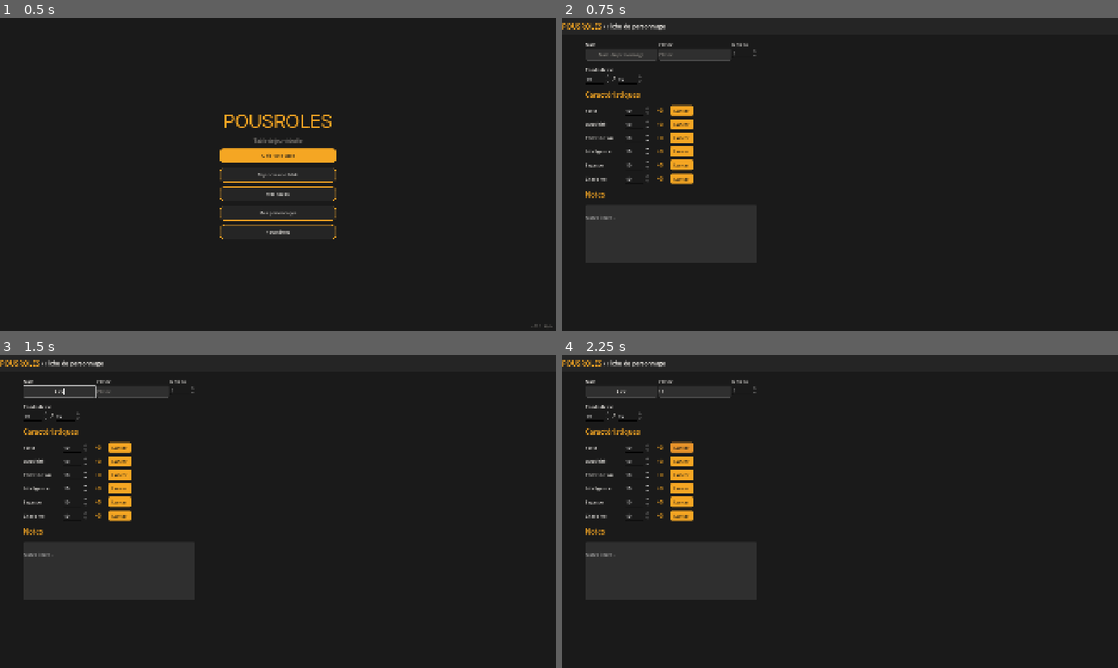
Above: before the commit, frames 1-4 (two rows, left to right).
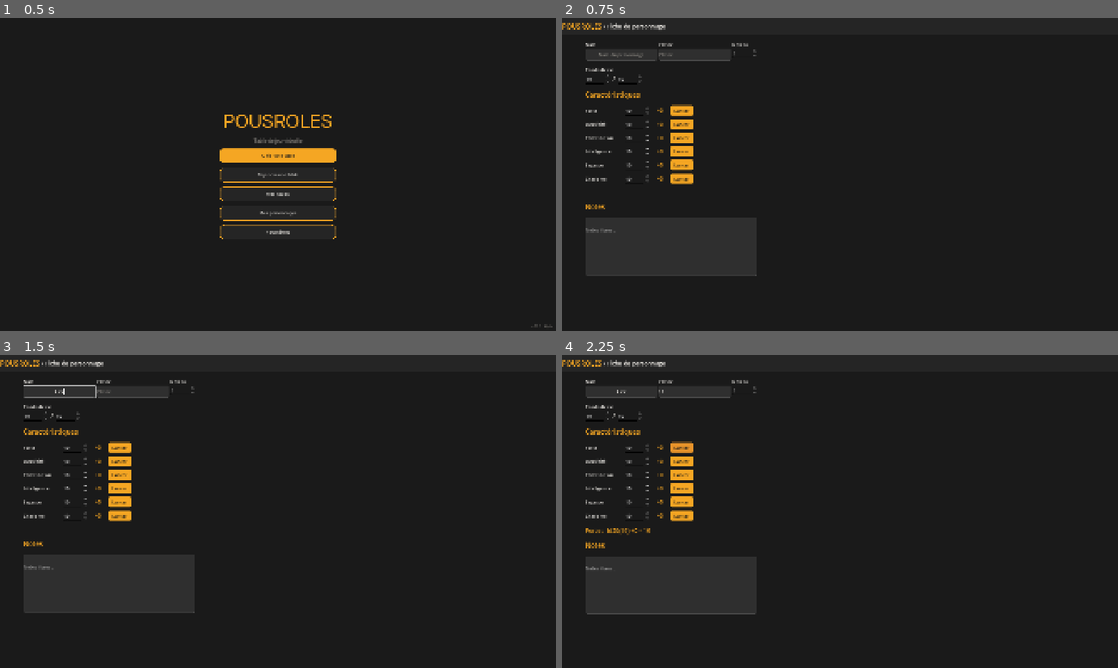
Above: after the commit, the same moments.

Repository: OznyRin/VTT
Game: Godot game, scene res://scenes/main_menu.tscn
The game is run twice, just before and just after one commit, with the same random seed, the same clock (stepped at 60 frames per second) and the same inputs.
Inputs (mouse positions are in pixels of both pictures, inside the frame that each line leads up to):
- Up to frame 1 (0.5 s): no input
- Up to frame 2 (0.75 s): click "Mes personnages" at 0.5 s
- Up to frame 3 (1.5 s): click (61, 392) at 1.27 s; type "Alex" at 1.35 s
- Up to frame 4 (2.25 s): click (695, 392) at 1.5 s; type "12" at 1.58 s; click "Lancer" at 2 s

Frame 1 is identical in both runs. In frame 2, 0.3% of the frame differs, in the area x 4-35%, y 55-83%; in frame 3, 0.3%; in frame 4, 0.4%.

Commit message:
Résultat des jets de dés affiché sur la fiche avec critiques

Diff:
--- a/scenes/character_sheet.tscn
+++ b/scenes/character_sheet.tscn
@@ -215,6 +215,9 @@
 layout_mode = 2
 text = "Lancer"
 
+[node name="RollResult" type="Label" parent="Content/VBox" unique_id=1726973396]
+layout_mode = 2
+
 [node name="NotesLabel" type="Label" parent="Content/VBox" unique_id=796500029]
 layout_mode = 2
 theme_override_constants/line_spacing = 6
--- a/scripts/character_sheet.gd
+++ b/scripts/character_sheet.gd
@@ -140,8 +140,23 @@
 	var total = roll + mod
 	var mod_text = "+" + str(mod) if mod >= 0 else str(mod)
 
-	var result_text = stat + " : 1d20(" + str(roll) + ") " + mod_text + " = " + str(total)
-	print(result_text)
+	var full_names = {
+		"For": "Force", "Dex": "Dextérité", "Con": "Constitution",
+		"Int": "Intelligence", "Sag": "Sagesse", "Cha": "Charisme"
+	}
+
+	var result = full_names[stat] + " : 1d20(" + str(roll) + ") " + mod_text + " = " + str(total)
+	$Content/VBox/RollResult.text = result
+	$Content/VBox/RollResult.add_theme_font_size_override("font_size", 20)
+
+	if roll == 20:
+		$Content/VBox/RollResult.add_theme_color_override("font_color", Color("#4CAF50"))
+		$Content/VBox/RollResult.text += "  — Critique !"
+	elif roll == 1:
+		$Content/VBox/RollResult.add_theme_color_override("font_color", Color("#D94444"))
+		$Content/VBox/RollResult.text += "  — Échec critique !"
+	else:
+		$Content/VBox/RollResult.add_theme_color_override("font_color", Color("#F5A623"))
 
 func get_all_children(node):
 	var children = []
